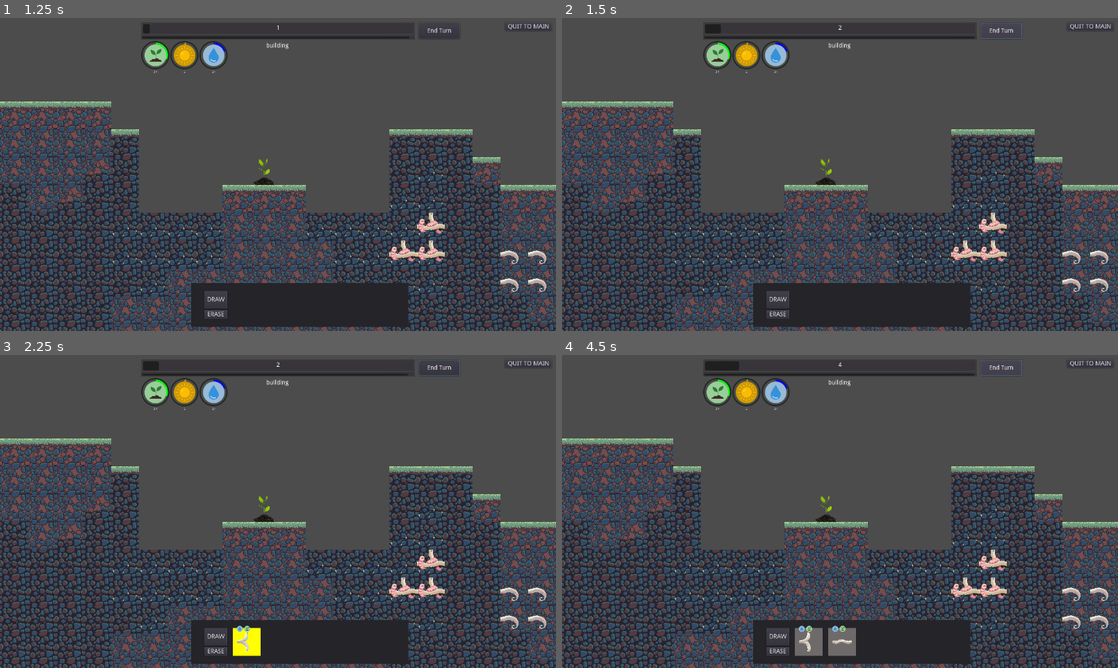
Above: before the commit, frames 1-4 (two rows, left to right).
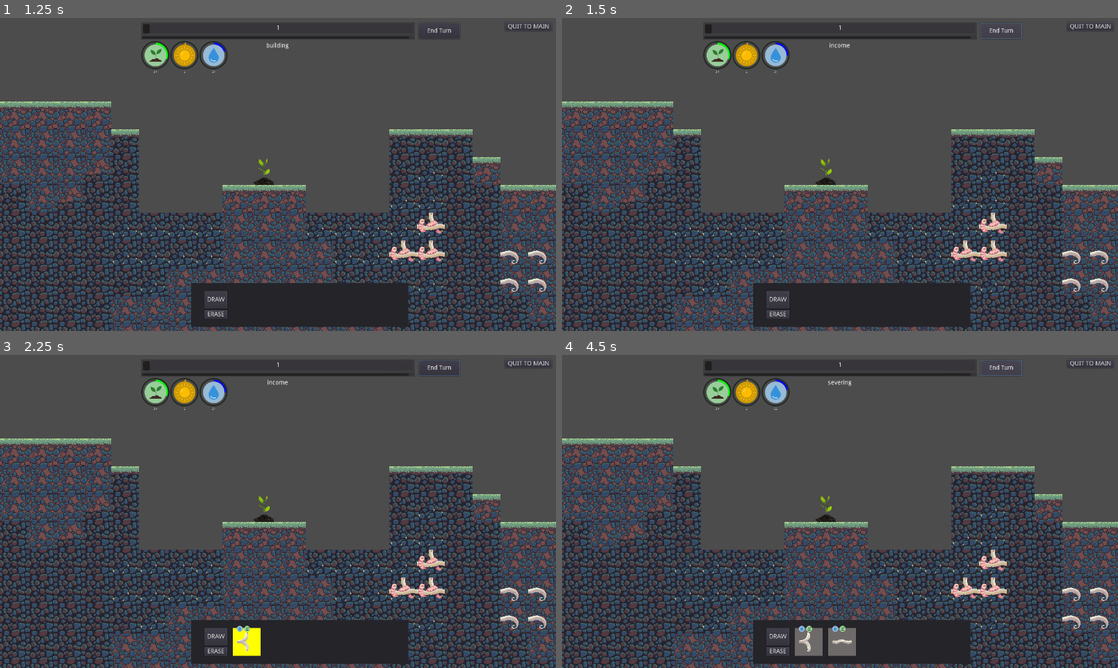
Above: after the commit, the same moments.

Repository: Gouellie/Roots
Game: Godot game, scene res://src/screens/main_menu.tscn
The game is run twice, just before and just after one commit, with the same random seed, the same clock (stepped at 60 frames per second) and the same inputs.
Inputs:
- Up to frame 1 (1.25 s): click "NEW GAME" at 0.5 s
- Up to frame 2 (1.5 s): click "End Turn" at 1.25 s
- Up to frame 3 (2.25 s): click "DRAW" at 2 s
- Up to frame 4 (4.5 s): click "End Turn" at 2.75 s; click "DRAW" at 3.5 s; click "End Turn" at 4.25 s

Frame 1 is identical in both runs. In frame 2, less than 0.1% of the frame differs, in the area x 27-75%, y 2-18%; in frame 3, less than 0.1%; in frame 4, 0.2%.

Commit message:
Minor refactor on resolve structure
New 'ResolveBehavior' object implements the logic for what needs to happen upon resolve. This 2D node is directly attached to the root of the Entity Node & picked up programatically

Diff:
--- a/project.godot
+++ b/project.godot
@@ -9,6 +9,11 @@
 config_version=4
 
 _global_script_classes=[ {
+"base": "ResourceResolveBehavior",
+"class": "ConsumerResolveBehavior",
+"language": "GDScript",
+"path": "res://src/ui/turns/resolve_behaviors/resolve_behavior_consume_resource.gd"
+}, {
 "base": "Node2D",
 "class": "Entity",
 "language": "GDScript",
@@ -29,6 +34,16 @@
 "language": "GDScript",
 "path": "res://src/scenes/librairies/plants/plant.gd"
 }, {
+"base": "ResourceResolveBehavior",
+"class": "ProducerResolveBehavior",
+"language": "GDScript",
+"path": "res://src/ui/turns/resolve_behaviors/resolve_behavior_produce_resource.gd"
+}, {
+"base": "Node2D",
+"class": "ResolveBehavior",
+"language": "GDScript",
+"path": "res://src/ui/turns/resolve_behavior_base.gd"
+}, {
 "base": "Node2D",
 "class": "ResourceContainer",
 "language": "GDScript",
@@ -53,6 +68,11 @@
 "class": "ResourceNode",
 "language": "GDScript",
 "path": "res://src/scripts/resources/resource_node.gd"
+}, {
+"base": "ResolveBehavior",
+"class": "ResourceResolveBehavior",
+"language": "GDScript",
+"path": "res://src/ui/turns/resolve_behavior_resources.gd"
 }, {
 "base": "Node",
 "class": "StepResolver",
@@ -90,15 +110,19 @@
 "path": "res://src/scripts/turns/turn_manager.gd"
 } ]
 _global_script_class_icons={
+"ConsumerResolveBehavior": "",
 "Entity": "",
 "EntityManager": "",
 "Ingredient": "",
 "Plant": "",
+"ProducerResolveBehavior": "",
+"ResolveBehavior": "",
 "ResourceContainer": "",
 "ResourceControl": "",
 "ResourceCostStackPanel": "",
 "ResourceManager": "",
 "ResourceNode": "",
+"ResourceResolveBehavior": "",
 "StepResolver": "",
 "Tile": "",
 "TileBlueprint": "",
--- a/src/scenes/librairies/entity.gd
+++ b/src/scenes/librairies/entity.gd
@@ -1,19 +1,9 @@
 extends Node2D
 class_name Entity
 # entity represents any object that can be selected
-
-export (Array, int) var resolve_steps = []
 
 var cellv : Vector2
 var step_resolver : StepResolver = StepResolver.new()
 
 func _ready():
-	_init_step_resolver()
-
-func _init_step_resolver():
-	step_resolver.resolve_steps = resolve_steps
-	step_resolver.connect("resolved", self, "_on_step_resolved")
-	add_child(step_resolver)
-
-func _on_step_resolved(_step):
-	print(String(_step) + " was resolved on entity base")
+	step_resolver.ready(self)
--- a/src/scenes/librairies/plants/plant.tscn
+++ b/src/scenes/librairies/plants/plant.tscn
@@ -1,7 +1,9 @@
-[gd_scene load_steps=4 format=2]
+[gd_scene load_steps=6 format=2]
 
 [ext_resource path="res://assets/plants/plant.png" type="Texture" id=1]
 [ext_resource path="res://src/scenes/librairies/plants/plant.gd" type="Script" id=2]
+[ext_resource path="res://src/ui/turns/resolve_behaviors/resolve_behavior_produce_resource.gd" type="Script" id=3]
+[ext_resource path="res://src/ui/turns/resolve_behaviors/resolve_behavior_consume_resource.gd" type="Script" id=4]
 
 [sub_resource type="CircleShape2D" id=1]
 radius = 14.0
@@ -18,3 +20,11 @@
 [node name="CollisionShape2D" type="CollisionShape2D" parent="Area2D"]
 position = Vector2( 0, 32 )
 shape = SubResource( 1 )
+
+[node name="Produce_Water_5" type="Node2D" parent="."]
+script = ExtResource( 3 )
+amount = 5
+
+[node name="Consume_Water_3" type="Node2D" parent="."]
+script = ExtResource( 4 )
+amount = 3
--- a/src/scripts/resources/resource_node.gd
+++ b/src/scripts/resources/resource_node.gd
@@ -19,7 +19,7 @@
 	is_depleted = _is_depleted()
 	emit_signal("node_update")
 
-func deduct_resource(amount:int) -> void:
+func decuct_resource(amount:int) -> void:
 	value = int(clamp(value - amount, min_value, max_value))
 	is_depleted = _is_depleted()
 	emit_signal("node_update")
--- a/src/scripts/turns/turn_manager.gd
+++ b/src/scripts/turns/turn_manager.gd
@@ -36,7 +36,8 @@
 	end_turn()
 
 func on_turn_end_requested(_sender):
-	_start_end_turn_sequence()
+	next_step()
+#	_start_end_turn_sequence()
 
 func on_request_resolve(_sender, _step):
 	var _resolver : StepResolver = _sender as StepResolver
--- a/src/ui/player_resource_gauge_manager.gd
+++ b/src/ui/player_resource_gauge_manager.gd
@@ -18,7 +18,6 @@
 
 		var _instance = resource_gauge.instance()
 		add_child(_instance)
-		print(_node)
 		_instance.resource_node = _node
 
 func on_resource_manager_init(_resource_manager):
--- /dev/null
+++ b/src/ui/turns/resolve_behavior_base.gd
@@ -0,0 +1,8 @@
+extends Node2D
+class_name ResolveBehavior
+
+var resolve_step : int = 1
+
+func _execute_resolve_behavior():
+	# intended to be overridden
+	pass
--- /dev/null
+++ b/src/ui/turns/resolve_behavior_resources.gd
@@ -0,0 +1,18 @@
+extends ResolveBehavior
+class_name ResourceResolveBehavior
+
+export (String)var identifier : String = "water"
+export (int)var amount : int = 1
+
+var player_resource_manager : ResourceManager
+
+func _init():
+	Events.connect("init_player_resource_manager", self, "on_player_resource_manager_init")
+	amount = int(max(amount, 0))
+	resolve_step = 2
+
+func on_player_resource_manager_init(resource_manager):
+	player_resource_manager = resource_manager as ResourceManager
+
+func _execute_resolve_behavior():
+	print("provide " + identifier + " >" + String(amount))
--- /dev/null
+++ b/src/ui/turns/resolve_behaviors/resolve_behavior_consume_resource.gd
@@ -0,0 +1,8 @@
+extends ResourceResolveBehavior
+class_name ConsumerResolveBehavior
+
+func _init():
+	resolve_step = 3
+
+func _execute_resolve_behavior():
+	player_resource_manager.deduct_from_resource(identifier, amount)
--- /dev/null
+++ b/src/ui/turns/resolve_behaviors/resolve_behavior_produce_resource.gd
@@ -0,0 +1,8 @@
+extends ResourceResolveBehavior
+class_name ProducerResolveBehavior
+
+func _init():
+	resolve_step = 2
+
+func _execute_resolve_behavior():
+	player_resource_manager.add_to_resource(identifier, amount)
--- a/src/ui/turns/turn_step_resolver.gd
+++ b/src/ui/turns/turn_step_resolver.gd
@@ -1,15 +1,27 @@
 extends Node
 class_name StepResolver
 
-signal resolved(step)
-export (Array, int) var resolve_steps = []
+var owner_node2d : Node2D
+var resolve_behavior : Array = []
 
-func _ready():
-	for _step in resolve_steps:
-		file_resolve_request(_step)
+func ready(_node : Node2D):
+	owner_node2d = _node
+	for _c in owner_node2d.get_children():
+		var _behavior : ResolveBehavior =_c as ResolveBehavior
+		if _behavior == null:
+			continue
+
+		resolve_behavior.append(_behavior)
+		file_resolve_request(_behavior.resolve_step)
 
 func file_resolve_request(_step:int):
 	Turns.emit_signal("request_resolve", self, _step)
 
 func execute_resolve(_step):
-	emit_signal("resolved", _step)
+	for _b in resolve_behavior:
+		var _rb = _b as ResolveBehavior
+		if _rb == null:
+			continue
+
+		if _rb.resolve_step == _step:
+			_rb._execute_resolve_behavior()
